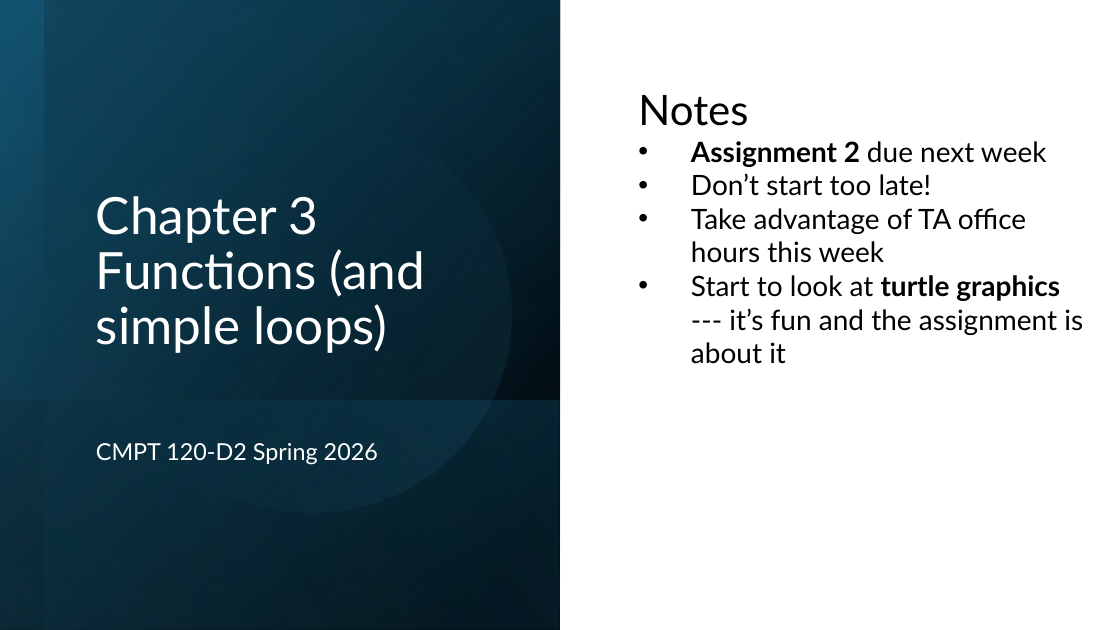
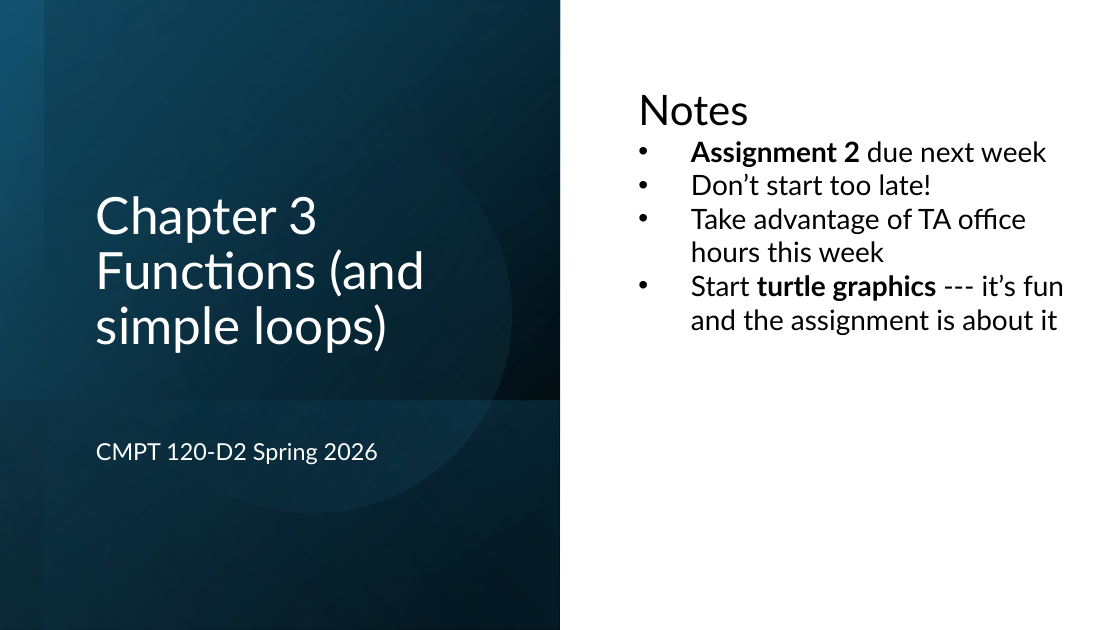
Before and after one commit to tjd1234/cmpt120spring2026, a slide deck: slide 1 of lecture_notes/chapter3/chapter3.pptx. Drawn at 1120x630 pixels with LibreOffice and Linux fonts; fonts in the diff are those of the drawing. Boxes give left, top, right and bottom in pixels: in the first picture for what was removed or moved away, otherwise in the second. Text is boxed around its words. In the diff, an @@ line names an element or a change of style, - is before the commit and + after.

```diff
--- a/lecture_notes/chapter3/chapter3.pptx
+++ b/lecture_notes/chapter3/chapter3.pptx
@@ text at <box>691,274,1064,335</box>: text changed @@
-• Start to look at turtle graphics --- it’s fun and the assignment is about it
+• Start turtle graphics --- it’s fun and the assignment is about it
```
Also in this commit, not shown: 12 other slides changed, 27 other files.
